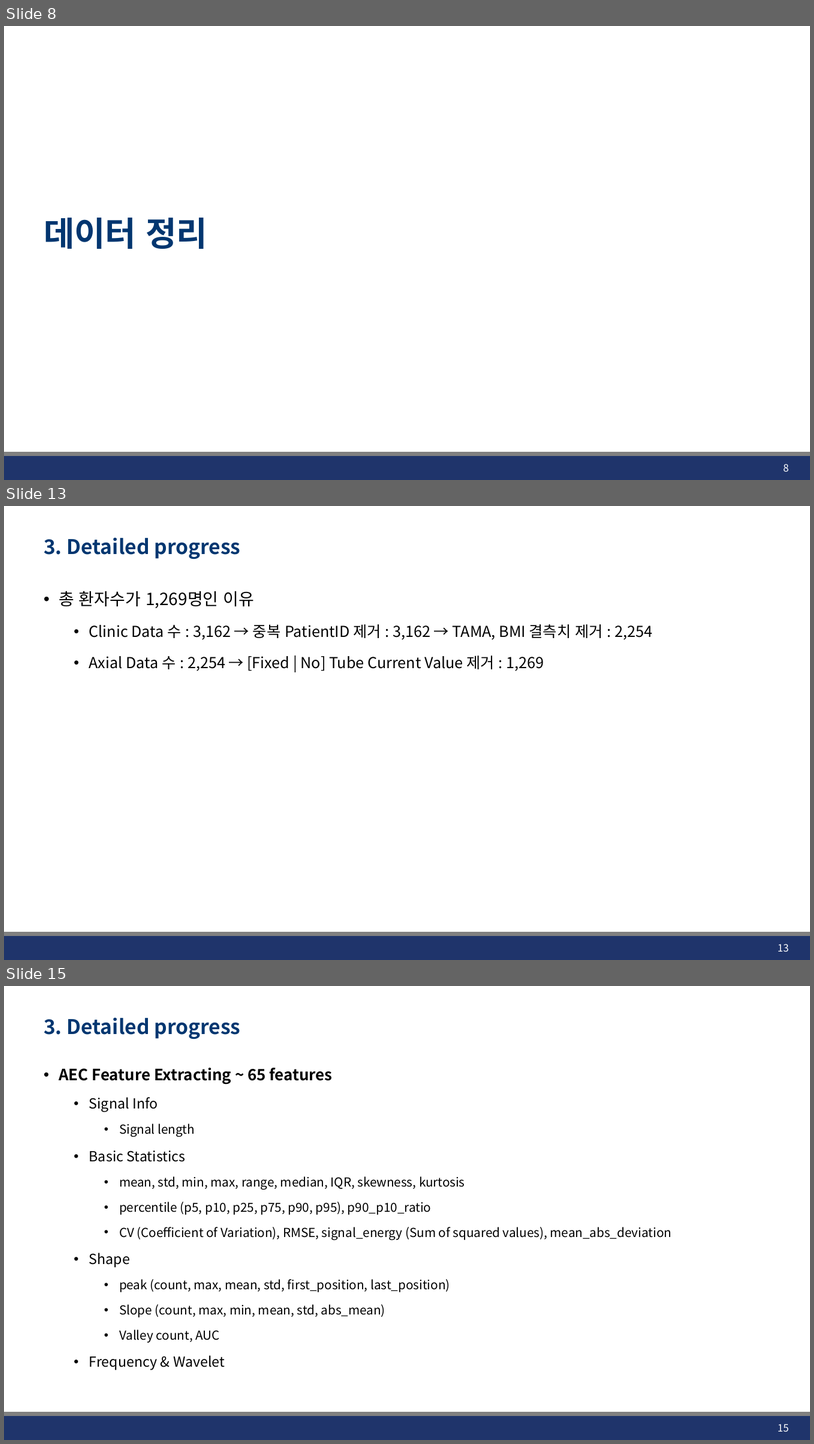
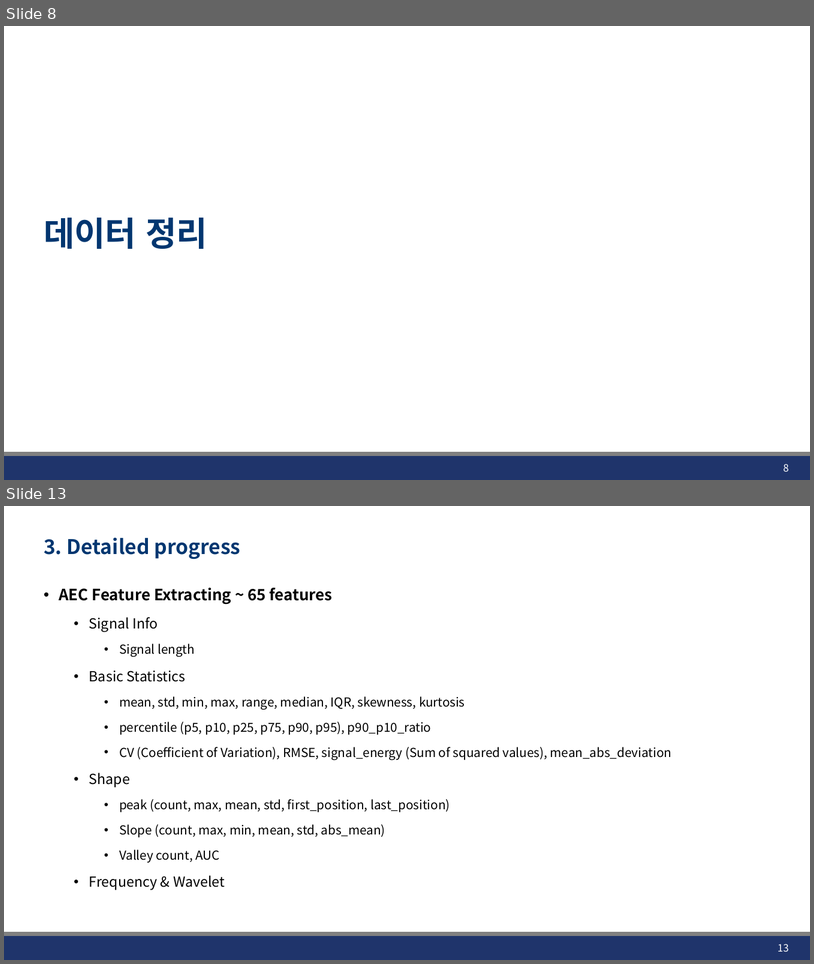
Before and after one commit to JHWannabe/2026-1_Study, a slide deck: 연구자료/260430_Linear_Logistic_Regression.pptx. Shown one above the other, each under a label of ours: slides 8, 13 and 15 before the commit, slides 8 and 13 after it; the slides between them are not shown. The pictures are 814x1444 and 814x964 pixels, drawn with LibreOffice and Linux fonts; fonts in the diff are those of the drawing; background and template pictures are left out. Boxes give left, top, right and bottom in pixels: in the first picture for what was removed or moved away, otherwise in the second. Text is boxed around its words. In the diff, an @@ line names an element or a change of style, - is before the commit and + after.

```diff
--- a/연구자료/260430_Linear_Logistic_Regression.pptx
+++ b/연구자료/260430_Linear_Logistic_Regression.pptx
@@ slide 13 removed at box(4, 506, 810, 960), background #FFFFFF; not listed: 2 template elements that a slide beside it also shows @@
@@ title removed at box(44, 537, 240, 559) @@
-3. Detailed progress
@@ text removed at box(59, 591, 653, 671) @@
-• 총 환자수가 1,269명인 이유
-  • Clinic Data 수 : 3,162 → 중복 PatientID 제거 : 3,162 → TAMA, BMI 결측치 제거 : 2,254
-  • Axial Data 수 : 2,254 → [Fixed | No] Tube Current Value 제거 : 1,269
@@ page number removed at box(778, 943, 789, 952) @@
-13
@@ what was slide 15 is now slide 13 @@
@@ page number at box(778, 943, 789, 952): text changed @@
-15
+13
```
Also in this commit, not shown: 8 slides changed, 8 other slides removed, 4 other files.
